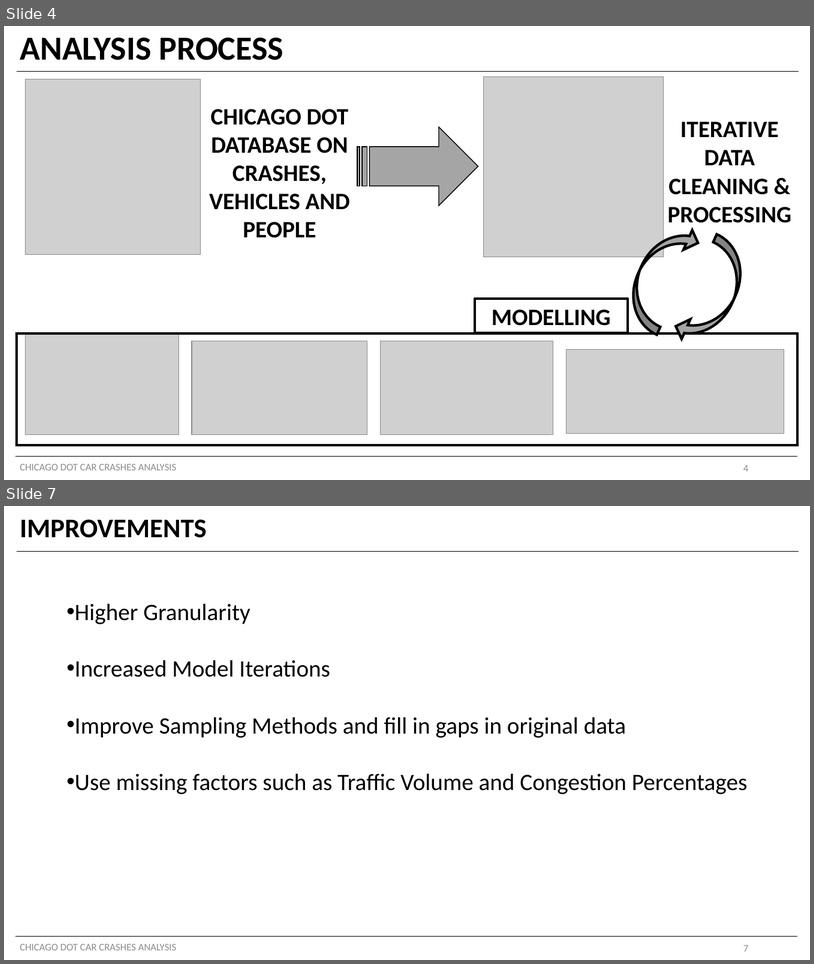
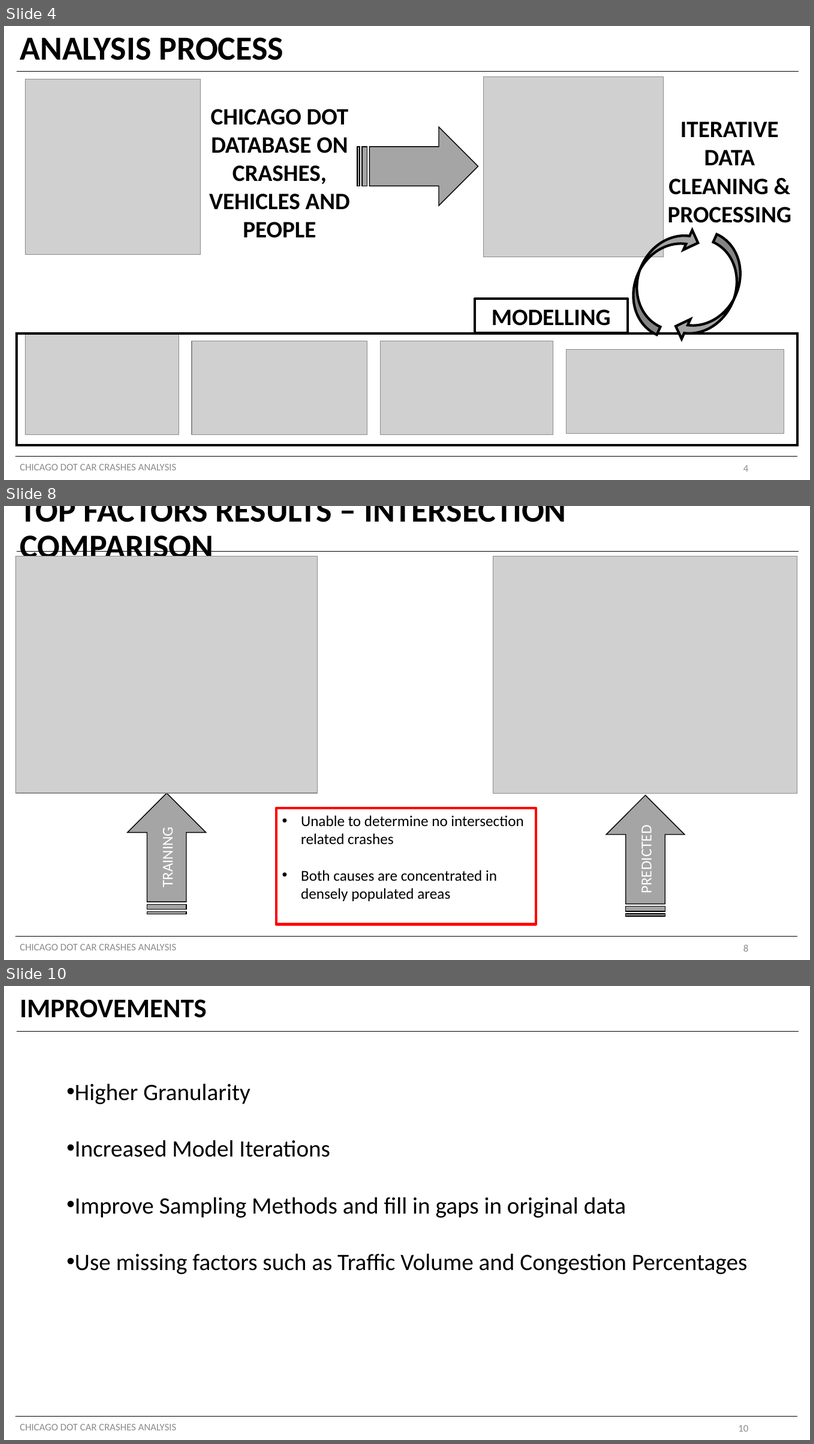
Before and after one commit to shayanabdulkarimkhan/chicago-car-crashes-analysis, a slide deck: Stakeholder Presentation.pptx. Shown one above the other, each under a label of ours: slides 4 and 7 before the commit, slides 4, 8 and 10 after it; the slides between them are not shown. The pictures are 814x964 and 814x1444 pixels, drawn with LibreOffice and Linux fonts; fonts in the diff are those of the drawing; grey boxes stand for pictures. Boxes give left, top, right and bottom in pixels: in the first picture for what was removed or moved away, otherwise in the second. Text is boxed around its words. In the diff, an @@ line names an element or a change of style, - is before the commit and + after.

```diff
--- a/Stakeholder Presentation.pptx
+++ b/Stakeholder Presentation.pptx
@@ slide 8 added at bbox=[4, 506, 810, 960], background #FFFFFF @@
@@ title added at bbox=[20, 506, 567, 556], 40 pt, text #000000, bold @@
+TOP FACTORS RESULTS – INTERSECTION COMPARISON
@@ picture added at bbox=[16, 556, 318, 793] @@
@@ line added from (17, 552) to (800, 552), #000000 0.5 pt @@
@@ picture added at bbox=[494, 556, 798, 793] @@
@@ striped right arrow added at bbox=[128, 793, 206, 914], fill #A5A5A5, outline #000000 1 pt, 18 pt, text #FFFFFF @@
+TRAINING
@@ rectangle added at bbox=[276, 808, 536, 924], outline #FF0000 3 pt, 18 pt, text #000000 @@
+• Unable to determine no intersection related crashes
+• Both causes are concentrated in densely populated areas
@@ striped right arrow added at bbox=[606, 795, 685, 916], fill #A5A5A5, outline #000000 1 pt, 18 pt, text #FFFFFF @@
+PREDICTED
@@ line added from (15, 936) to (798, 936), #000000 0.5 pt @@
@@ text added at bbox=[20, 943, 177, 950], 12 pt, text #8C8C8C @@
+CHICAGO DOT CAR CRASHES ANALYSIS
@@ page number added at bbox=[744, 944, 749, 951], 12 pt, text #8C8C8C @@
+8
@@ what was slide 7 is now slide 10 @@
@@ page number at bbox=[738, 1425, 749, 1431]: text changed @@
-7
+10
```
Also in this commit, not shown: 4 slides changed, 2 other slides added, 22 other files.
